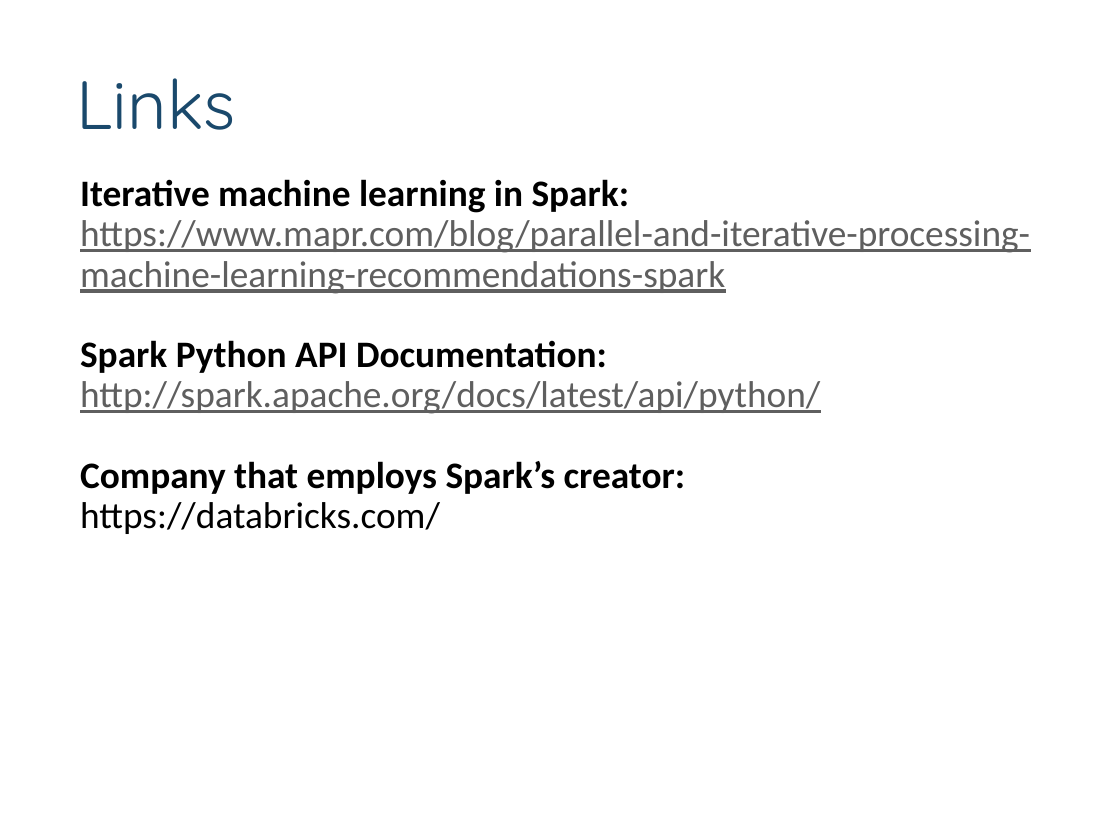
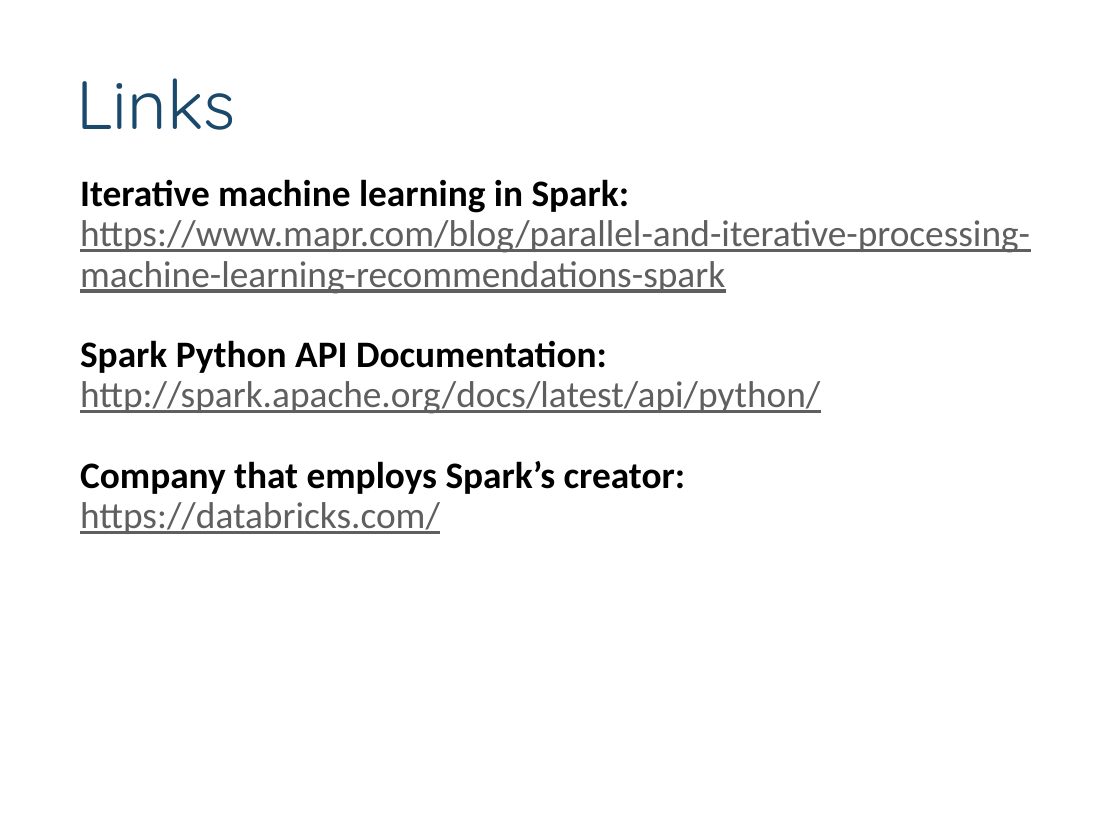
Before and after one commit to dsiufl/Spark-Workshop, a slide deck: slide 18 of Getting Started with Spark.pptx. Drawn at 1120x840 pixels with LibreOffice and Linux fonts; fonts in the diff are those of the drawing; background and template pictures are left out. Boxes give left, top, right and bottom in pixels: in the first picture for what was removed or moved away, otherwise in the second. Text is boxed around its words. In the diff, an @@ line names an element or a change of style, - is before the commit and + after.

```diff
--- a/Getting Started with Spark.pptx
+++ b/Getting Started with Spark.pptx
@@ text at [80, 502, 440, 534]: text colour #000000 to #5F5F5F, underline on in "https://databricks.com/" @@
```
Also in this commit, not shown: 2 other slides changed.
